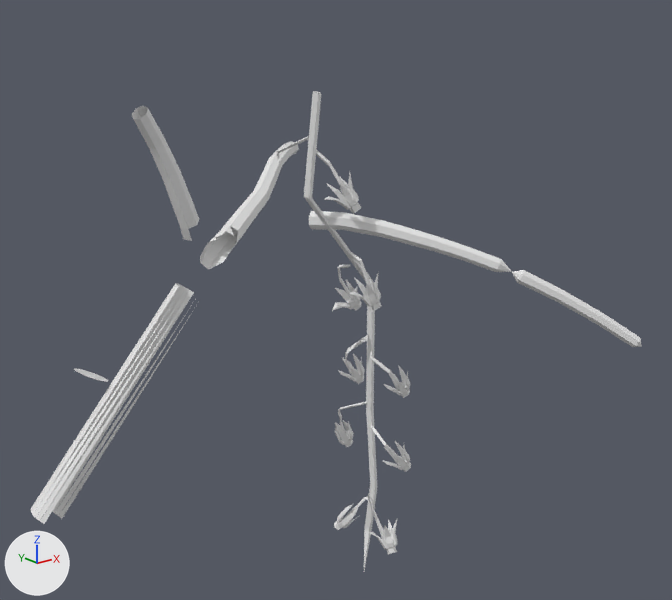
An edit to the OBJ model meshes/env/plants/v5_rachis2.obj, drawn before and after from the same camera.
Before and after are seen from a 50 mm camera at (-0.261, -0.303, 0.04) aimed at (-0.005, 0.017, -0.088). The lights are fixed; the arrows at lower left show +X, +Y and +Z. The first picture is the older version. Where no turn or scale is listed for an object, it has been applied to the vertices. Vertices at exactly the same position are counted once.

Script lines for the objects in view, before the commit:
```python
me_v5_rachis2 = bpy.data.meshes.new('v5_rachis2')
me_v5_rachis2.from_pydata(...)  # 1244 vertices, 2293 faces; spans x -0.133..0.076, y -0.092..0.152, z -0.239..0.007
# before: 169 (-0.073, 0.054, -0.013), 170 (-0.071, 0.052, -0.012), 171 (-0.076, 0.054, -0.015) at pixel (148, 145), 172 (-0.077, 0.051, -0.016) at pixel (149, 149), 176 (-0.083, 0.05, 0.001) at pixel (135, 108)
# before: 177 (-0.08, 0.048, 0.002) at pixel (143, 105), 178 (-0.085, 0.05, -0.001) at pixel (131, 114), 179 (-0.086, 0.047, -0.003) at pixel (133, 118), 182 (-0.08, 0.045, 0.001) at pixel (147, 107)
ob_v5_rachis2 = bpy.data.objects.new('v5_rachis2', me_v5_rachis2)
ob_v5_rachis2.location = (0.0, 0.0, 0.0)
```
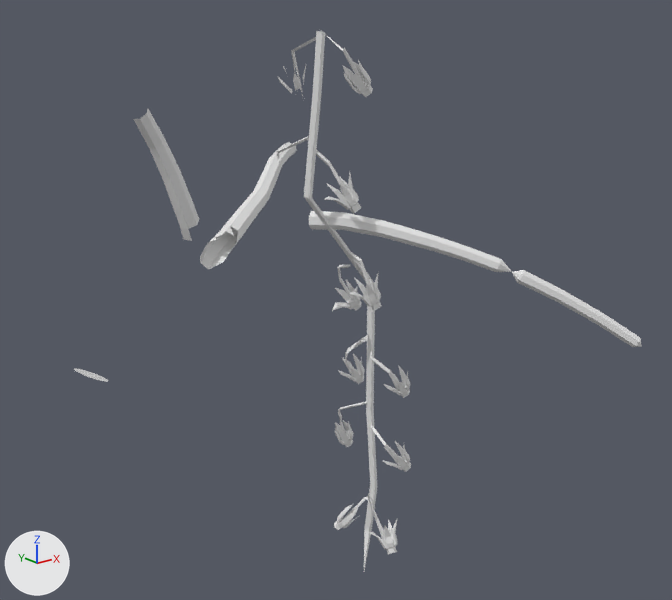
Diff of the bpy script that builds the scene:
```diff
--- a/meshes/env/plants/v5_rachis2.obj.py
+++ b/meshes/env/plants/v5_rachis2.obj.py
@@ me_v5_rachis2 @@
 # used by ob_v5_rachis2; location = (0.0, 0.0, 0.0)
 # verts and faces of me_v5_rachis2; kept vertices keep their numbers, new ones are numbered from 1244
-me_v5_rachis2.from_pydata(...)  # 1244 vertices, 2293 faces; spans x -0.133..0.076, y -0.092..0.152, z -0.239..0.007
+me_v5_rachis2.from_pydata(...)  # 1341 vertices, 2474 faces; spans x -0.105..0.076, y -0.092..0.14, z -0.239..0.033
+# me_v5_rachis2 part 1: a new loose piece of 91 vertices spanning x -0.021..-0.002, y -0.008..0.009, z 0.005..0.033
+# me_v5_rachis2 part 2: a new loose piece of 15 vertices spanning x -0.023..-0.011, y 0.007..0.031, z 0.001..0.03
+# me_v5_rachis2 part 3: the loose piece of 30 vertices spanning x -0.133..-0.045, y 0.06..0.088, z -0.19..-0.083 is deleted
+# me_v5_rachis2 part 4
+delete_vertices([176, 177, 178])  # with the faces that use them
+# me_v5_rachis2 part 5
+# 37 vertices are added at x -0.025..-0.013, y 0.003..0.034, z 0.004..0.031
+# 47 new faces join them
+# other edits to the shape of me_v5_rachis2 do not show in these pictures
```

Pixel boxes [x1, y1, x2, y2] of what changed, in the pictures (672 x 600 px):
'v5_rachis2', reshaped (7% narrower, 12% taller): before [30, 91, 642, 570]; after [74, 31, 642, 570]
part 1 of me_v5_rachis2, added: after [322, 31, 373, 97]
part 2 of me_v5_rachis2, added: after [291, 37, 316, 96]
part 3 of me_v5_rachis2, deleted: before [30, 283, 197, 524]
part 4 of me_v5_rachis2, deleted: before [132, 106, 148, 119]
part 5 of me_v5_rachis2, added: after [278, 31, 325, 94]
